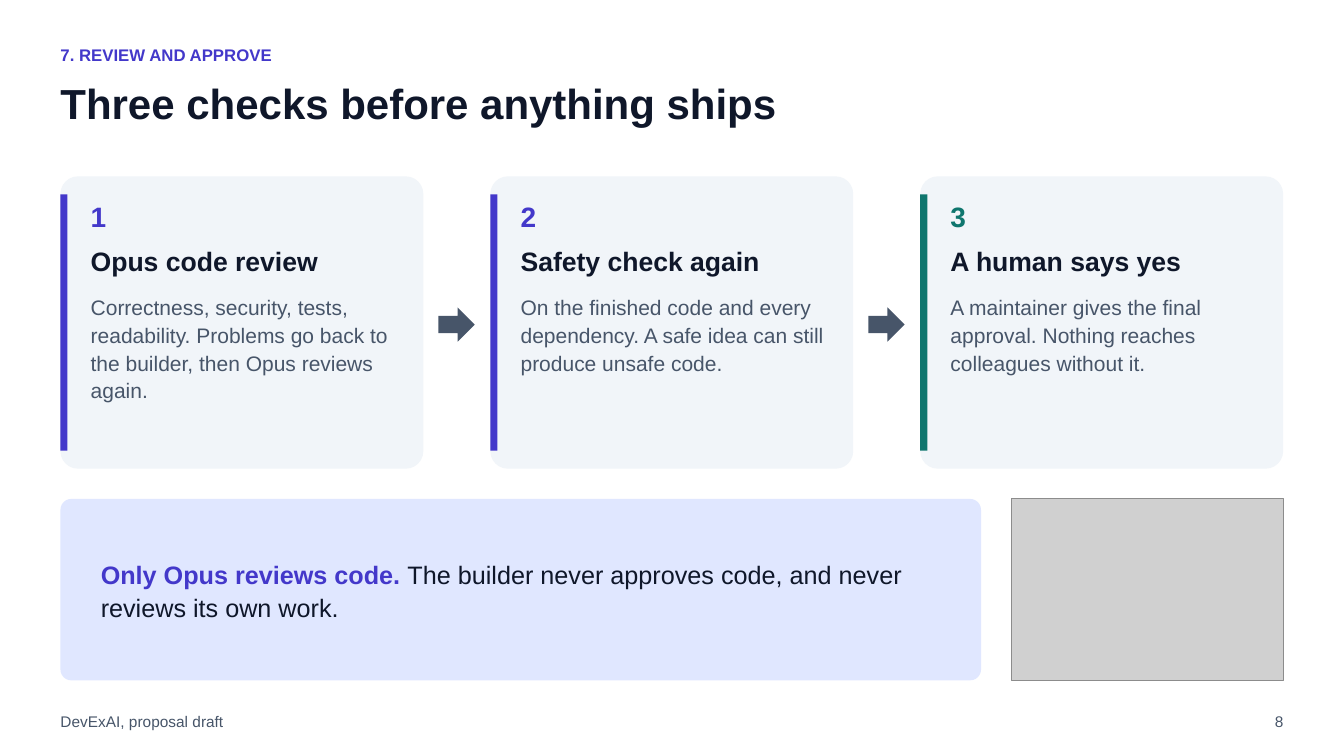
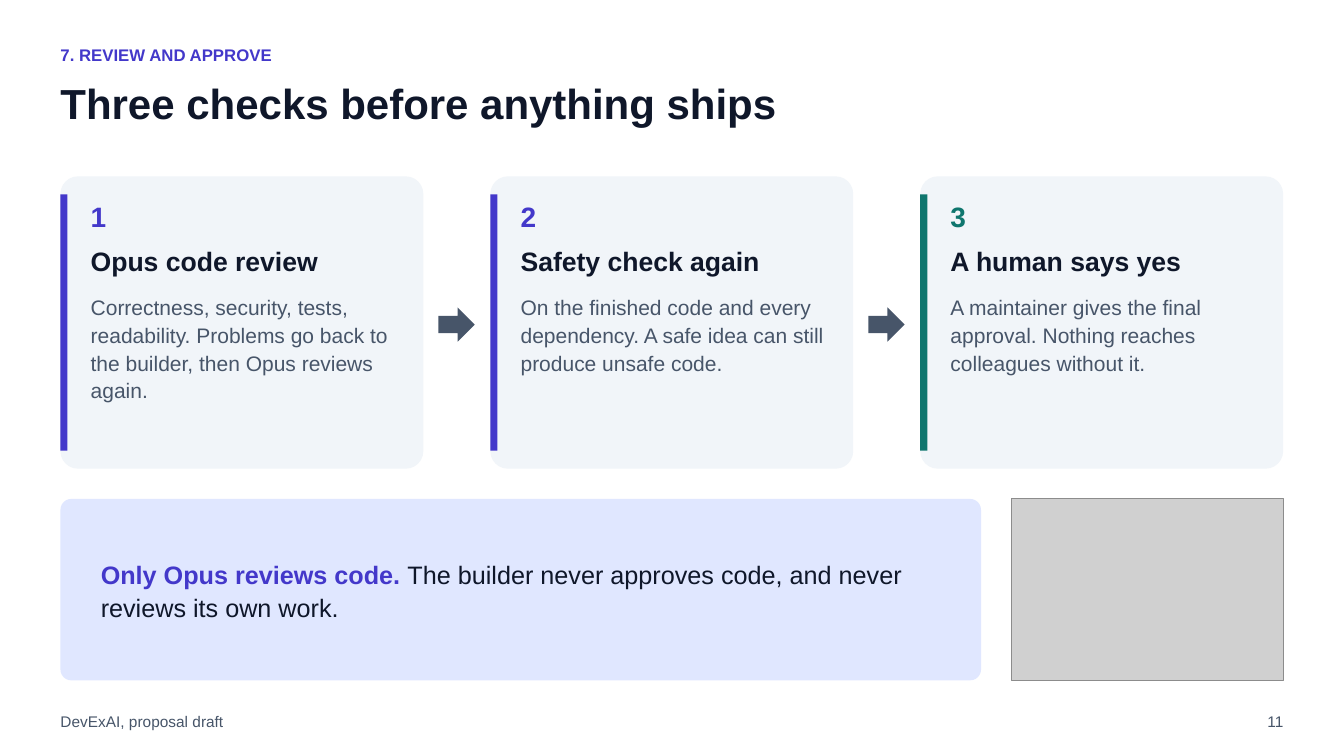
Before and after one commit to raghavsatyadev/DevExAI, a slide deck: slide 11 of DevExAI.pptx (slide 8 before the commit). Drawn at 1344x756 pixels with LibreOffice and Linux fonts; fonts in the diff are those of the drawing; grey boxes stand for pictures. Boxes give left, top, right and bottom in pixels: in the first picture for what was removed or moved away, otherwise in the second. Text is boxed around its words. In the diff, an @@ line names an element or a change of style, - is before the commit and + after.

```diff
--- a/DevExAI.pptx
+++ b/DevExAI.pptx
@@ text at bbox=[1267, 716, 1283, 727]: text changed @@
-8
+11
```
Also in this commit, not shown: 12 other slides changed, 3 slides added, 13 other files.
